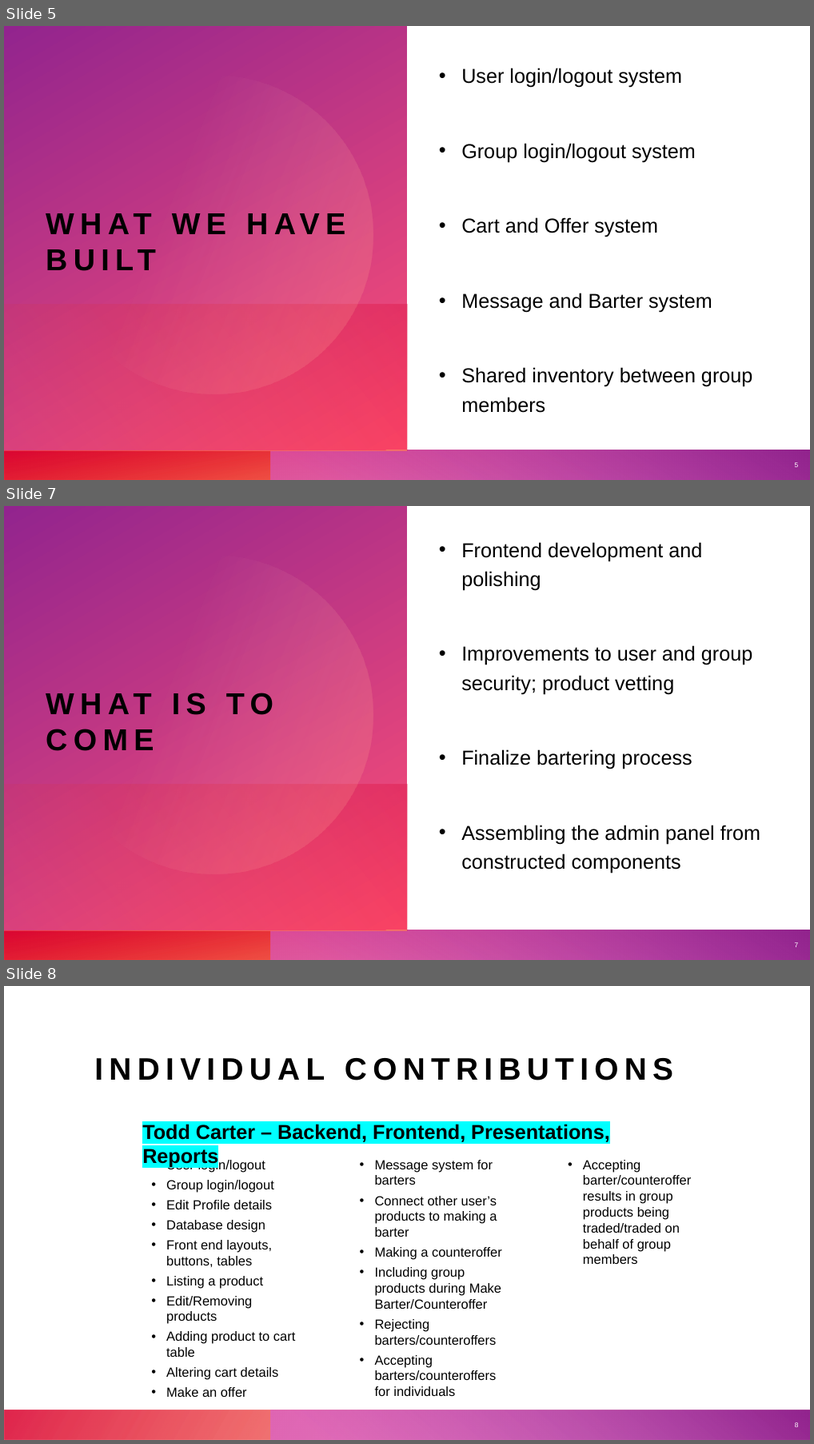
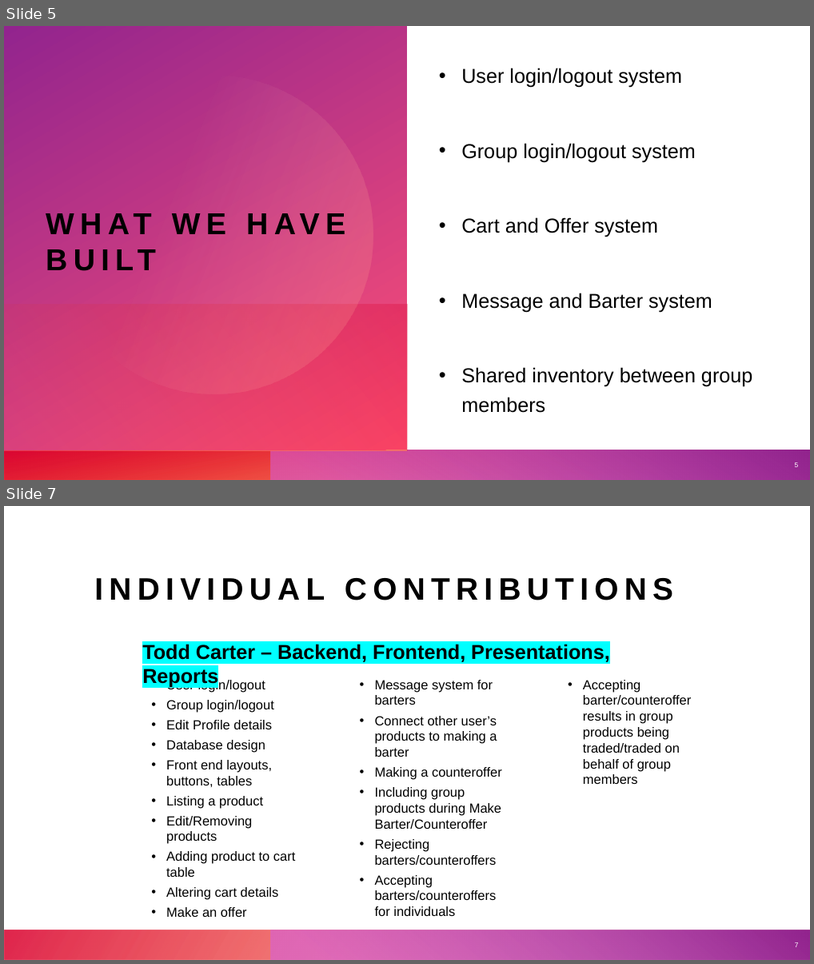
Before and after one commit to cart7982/CaravanSeraiCS360, a slide deck: CaravanSeraiCS360/Presentations/Caravanserai.pptx. Shown one above the other, each under a label of ours: slides 5, 7 and 8 before the commit, slides 5 and 7 after it; the slides between them are not shown. The pictures are 814x1444 and 814x964 pixels, drawn with LibreOffice and Linux fonts; fonts in the diff are those of the drawing. Boxes give left, top, right and bottom in pixels: in the first picture for what was removed or moved away, otherwise in the second. Text is boxed around its words. In the diff, an @@ line names an element or a change of style, - is before the commit and + after.

```diff
--- a/CaravanSeraiCS360/Presentations/Caravanserai.pptx
+++ b/CaravanSeraiCS360/Presentations/Caravanserai.pptx
@@ slide 7 removed at [4, 506, 810, 960], background #FFFFFF; not listed: 8 template elements that a slide beside it also shows @@
@@ text removed at [462, 542, 761, 873] @@
-• Frontend development and polishing
-• Improvements to user and group security; product vetting
-• Finalize bartering process
-• Assembling the admin panel from constructed components
@@ title removed at [46, 728, 154, 751] @@
-WHAT IS TO COME
@@ page number removed at [795, 942, 799, 947] @@
-7
@@ what was slide 8 is now slide 7 @@
```
Also in this commit, not shown: 2 slides changed.
